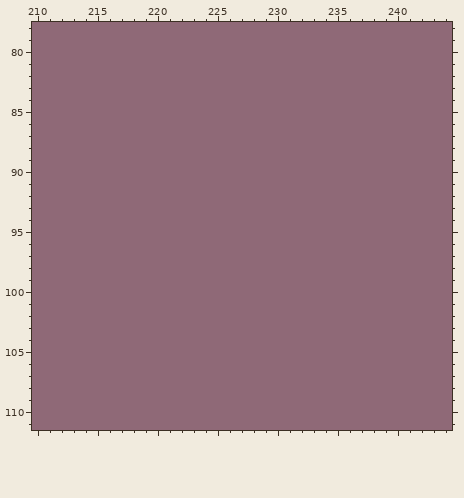
Pixel-art file, stored at resources/game_over/kids-room.aseprite. Above, as it was before the edit.
256x192 pixels, 1 frame. Colours within 5 levels of each other are drawn and written as one. Shown: x 210..244, y 78..111.
New version:
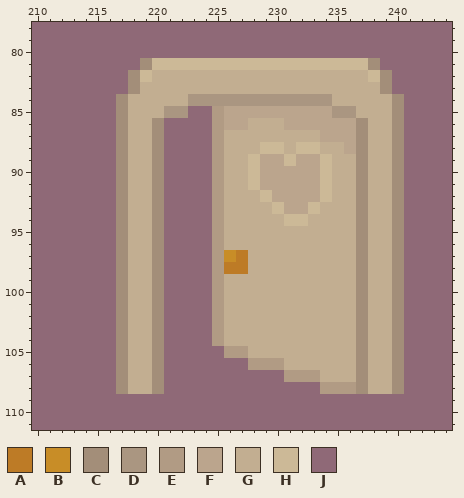
Palette (. is transparent): A #bd7b26  B #c88d27  C #a38e79  D #aa9681  E #b19b84  F #bba58d  G #c2ae91  H #ccb997  J #8f6977
Change:
Layer "Layer 1":
y 81: x 219..238 JJJJJJJJJJJJJJJJJJJJ -> CHHHHHHHHHHHHHHHHHHC
y 82: x 218..239 JJJJJJJJJJJJJJJJJJJJJJ -> CHGGGGGGGGGGGGGGGGGGHC
y 83: x 218..239 JJJJJJJJJJJJJJJJJJJJJJ -> CGGGGGGGGGGGGGGGGGGGGC
y 84: x 217..240 JJJJJJJJJJJJJJJJJJJJJJJJ -> CGGGGGDDDDDDDDDDDDGGGGGC
y 85: x 217..222 JJJJJJ -> CGGGDD; x 225..240 JJJJJJJJJJJJJJJJ -> EFFFFFFFFFDDGGGC
y 86: x 217..220 JJJJ -> CGGC; x 225..240 JJJJJJJJJJJJJJJJ -> EFFGGGFFFFFFCGGC
y 87: x 217..220 JJJJ -> CGGC; x 225..240 JJJJJJJJJJJJJJJJ -> EGGGGGGGGFFFCGGC
y 88: x 217..220 JJJJ -> CGGC; x 225..240 JJJJJJJJJJJJJJJJ -> EGGGHHGHHGGFCGGC
y 89: x 217..220 JJJJ -> CGGC; x 225..240 JJJJJJJJJJJJJJJJ -> EGGHFFHFFHGGCGGC
y 90..91: x 217..220 JJJJ -> CGGC; x 225..240 JJJJJJJJJJJJJJJJ -> EGGHFFFFFHGGCGGC
y 92: x 217..220 JJJJ -> CGGC; x 225..240 JJJJJJJJJJJJJJJJ -> EGGGHFFFFHGGCGGC
y 93: x 217..220 JJJJ -> CGGC; x 225..240 JJJJJJJJJJJJJJJJ -> EGGGGHFFHGGGCGGC
y 94: x 217..220 JJJJ -> CGGC; x 225..240 JJJJJJJJJJJJJJJJ -> EGGGGGHHGGGGCGGC
y 95..96: x 217..220 JJJJ -> CGGC; x 225..240 JJJJJJJJJJJJJJJJ -> EGGGGGGGGGGGCGGC
y 97: x 217..220 JJJJ -> CGGC; x 225..240 JJJJJJJJJJJJJJJJ -> EBAGGGGGGGGGCGGC
y 98: x 217..220 JJJJ -> CGGC; x 225..240 JJJJJJJJJJJJJJJJ -> EAAGGGGGGGGGCGGC
y 99..104: x 217..220 JJJJ -> CGGC; x 225..240 JJJJJJJJJJJJJJJJ -> EGGGGGGGGGGGCGGC
y 105: x 217..220 JJJJ -> CGGC; x 226..240 JJJJJJJJJJJJJJJ -> EEGGGGGGGGGCGGC
y 106: x 217..220 JJJJ -> CGGC; x 228..240 JJJJJJJJJJJJJ -> EEEGGGGGGCGGC
y 107: x 217..220 JJJJ -> CGGC; x 231..240 JJJJJJJJJJ -> EEEGGGCGGC
y 108: x 217..220 JJJJ -> CGGC; x 234..240 JJJJJJJ -> EEECGGC
